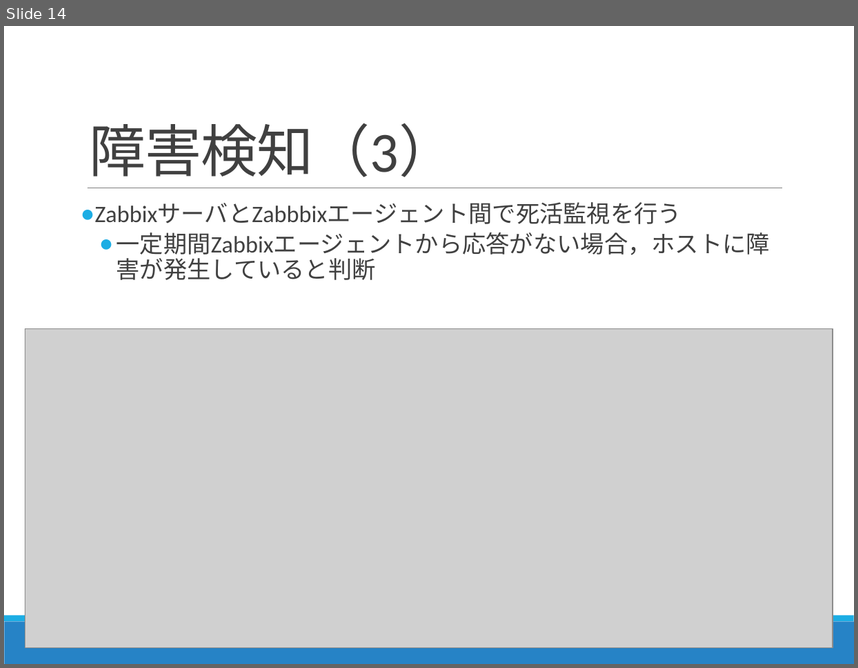
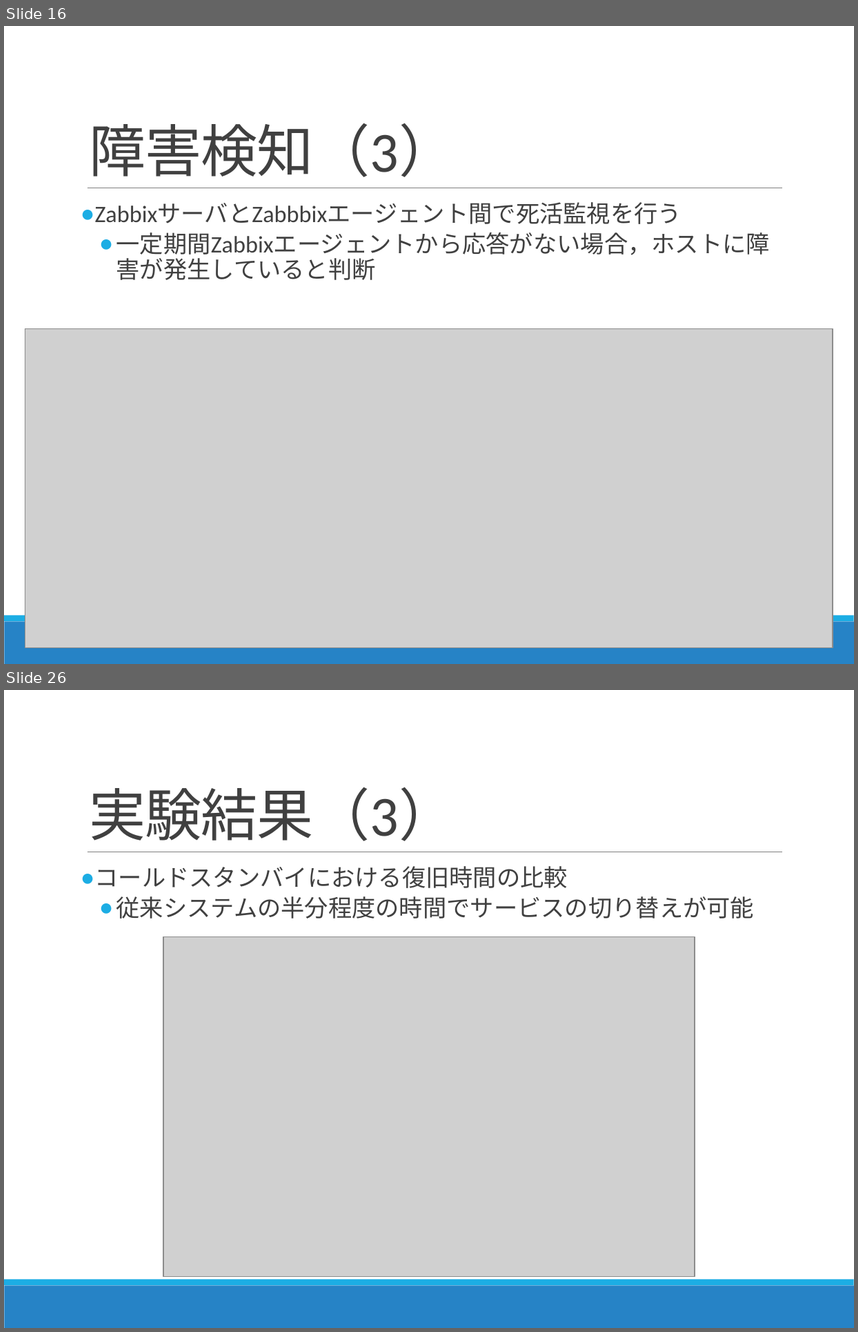
Before and after one commit to Kota0823/Document, a slide deck: 輪講2019-1_鈴木洸太.pptx. Shown one above the other, each under a label of ours: slide 14 before the commit, slides 16 and 26 after it; the slides between them are not shown. The pictures are 858x668 and 858x1332 pixels, drawn with LibreOffice and Linux fonts; fonts in the diff are those of the drawing; grey boxes stand for pictures. Boxes give left, top, right and bottom in pixels: in the first picture for what was removed or moved away, otherwise in the second. Text is boxed around its words. In the diff, an @@ line names an element or a change of style, - is before the commit and + after.

```diff
--- a/輪講2019-1_鈴木洸太.pptx
+++ b/輪講2019-1_鈴木洸太.pptx
@@ slide 26 added at bbox=[4, 690, 854, 1328], background #FFFFFF; not listed: 3 template elements that a slide beside it also shows @@
@@ title added at bbox=[89, 787, 455, 841], 48 pt, text #404040 @@
+実験結果（3）
@@ text added at bbox=[95, 866, 754, 918], 20 pt, text #404040 @@
+● コールドスタンバイにおける復旧時間の比較
+  ● 従来システムの半分程度の時間でサービスの切り替えが可能
@@ picture added at bbox=[164, 936, 695, 1276] @@
@@ what was slide 14 is now slide 16 @@
```
Also in this commit, not shown: 6 slides changed, 10 other slides added, 1 other file.
